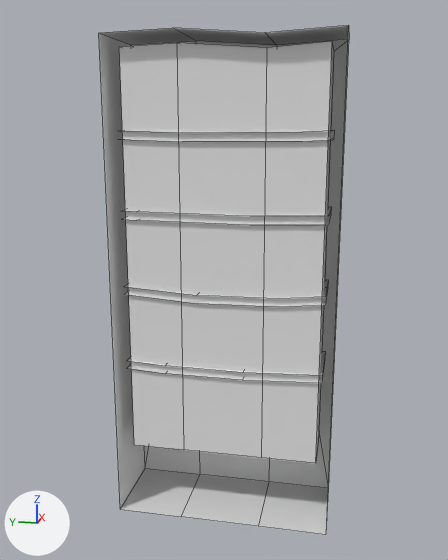
One commit to the FBX model Assets/Meshes/Shelf.fbx: the scene before it, then after it.
The view is the same before and after, from a 50 mm camera at (-4.3, -0.81, 2.78) aimed at (-0.12, 0.03, 1.73). Arrows for +X, +Y and +Z are at lower left; the lights stay in place. Mesh edges are drawn as thin lines. Where no turn or scale is listed for an object, it has been applied to the vertices.

The scene before the commit, as lines of its bpy script (objects in view):
```python
me_mesh = bpy.data.meshes.new('Mesh')
me_mesh.from_pydata(...)  # 96 vertices, 63 faces; spans x -0.42..0.17, y -0.76..0.76, z 0.0..3.36
ob_shelf = bpy.data.objects.new('Shelf', me_mesh)
ob_shelf.location = (0.0, 0.0, 0.0)
```
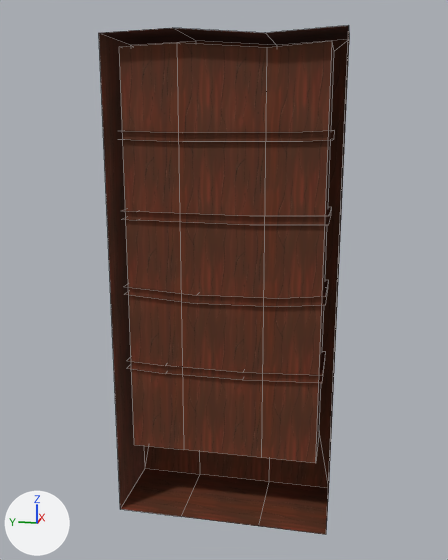
Location of each change, (x1, y1, x2, y2) in pixels of the pictures (448 x 560 px):
'Shelf', recoloured (grey to brown)
    both: (99, 25, 349, 534)

The change in detail:
Picture 'BeamWithoutnails.tga' (img_beamwithoutnails_tga) is new.
Material '03 - Default' (mat_03___default) is new.
Its texture is img_beamwithoutnails_tga.
Its roughness is 0.859.
me_mesh has 96 vertices, 63 faces and spans x -0.42..0.17, y -0.76..0.76, z 0.0..3.36.
me_mesh now uses material mat_03___default (picture img_beamwithoutnails_tga).
